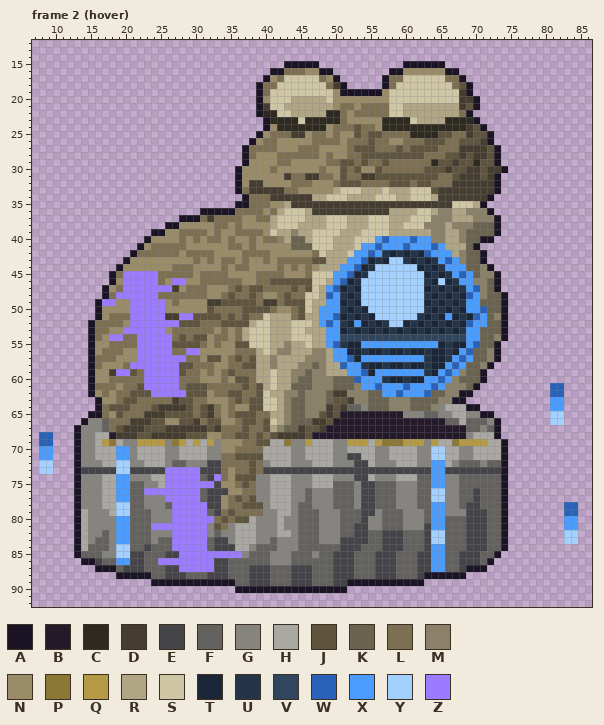
One commit to this pixel-art file: tools/art/creatures/wellmirror/wellmirror_portrait.aseprite. Above: the version before the commit.
96x96 pixels, 4 frames. Shown: frame 2 (hover): x 7..86, y 12..92. The commit also changed other frames, which this record leaves out.
Visible layers, top first: "glow", "leds", "corpo".
Palette (. is transparent): A #1a1424  B #241a2a  C #2e2a22  D #453e30  E #454449  F #63625f  G #85847f  H #a9a8a2  J #5f553f  K #6a634f  L #7d7052  M #8a8168  N #9a8c68  P #8c7836  Q #b59a45  R #b0a685  S #cfc6a6  T #1b2638  U #243449  V #30455e  W #2a62b8  X #4a9cff  Y #a4d0ff  Z #9b7bff
Pixels before, frame 2 (hover) (only the part around the change), first column x 32:
12 ...............................................
13 ...............................................
14 ...............................................
15 ...........AAAAA............AAAAAA.............
16 .........AALLLNNAA........AANNNNNNAA...........
17 ........ANLSSSSSLNA......ALLSSSSSSLLA..........
18 .......ALLSSSSSSSLDA.....ALSSSSSSSSLJA.........
19 .......ALSSSSSSSSSNAAAAAANSSSSSSSSSSDA.........
20 .......ANSSSRRRRRSNNNNNNNNSSSSSSSSSSDDA........
21 .......ADSSRRRRRRRNLLNLLLLSSRRRRRRRRDJA........
22 .......ACCSSRRRRRCCLNLLLLLSSRRRRRRRRLA.........
Now the later version:
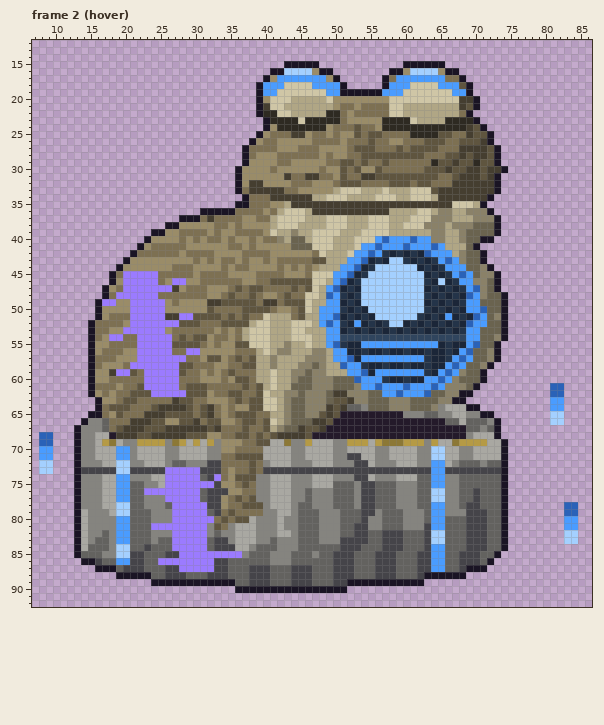
Diff:
Frame 2 (hover), layer "glow":
y 16: x 43..46 LLLN -> YYYY; x 61..64 NNNN -> YYYY
y 17: x 42..48 LSSSSSL -> XXXXXXX; x 59..65 LSSSSSS -> XXXXXXX
y 18: x 40..42 LLS -> XXX; x 47..50 SSLD -> XXXX; x 58..60 LSS -> XXX; x 65..67 SSL -> XXX
y 19: x 40..41 LS -> XX; x 49..50 SN -> XX; x 57..59 NSS -> XXX; x 67..68 SD -> XX
